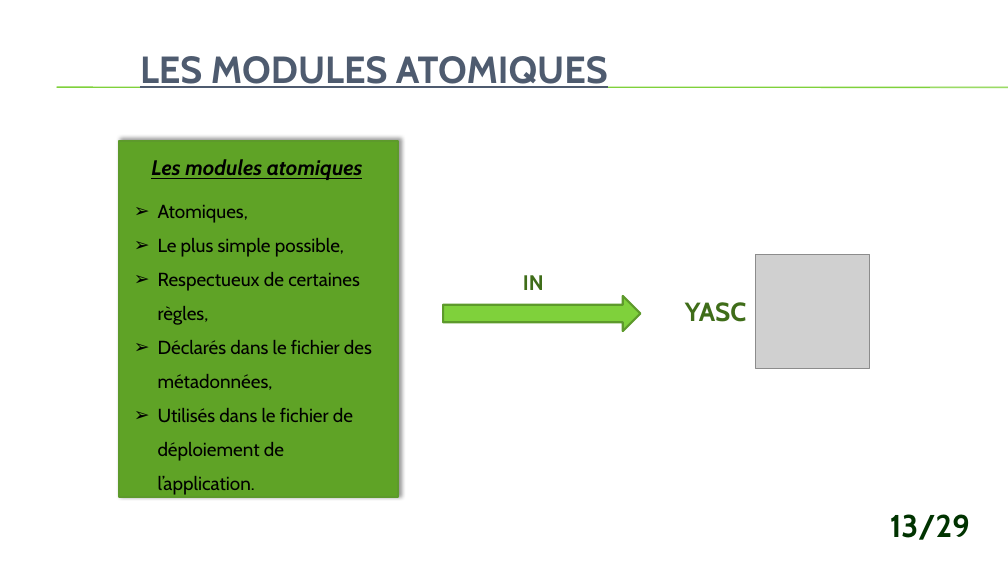
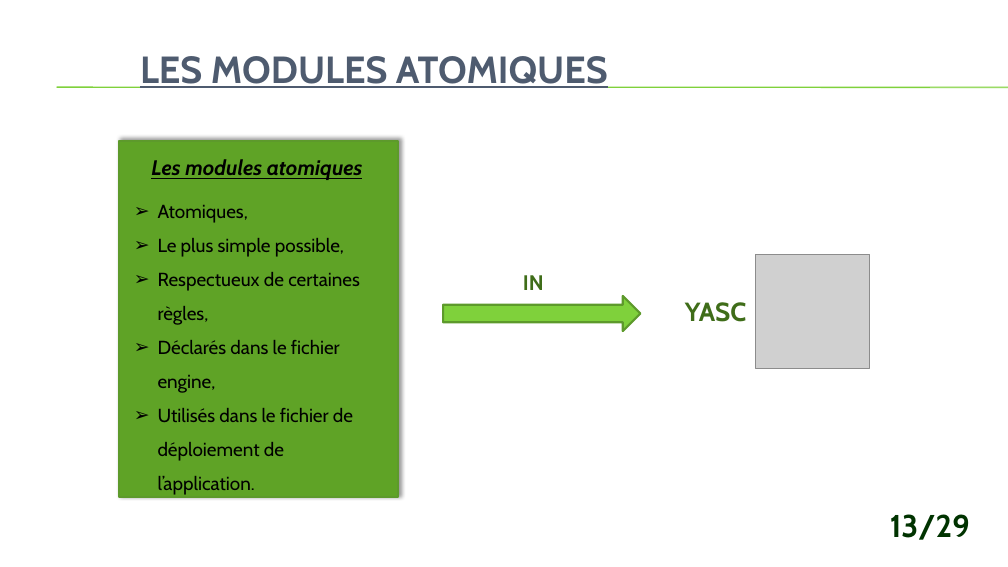
Before and after one commit to CerfontaineMathieu/TFE, a slide deck: slide 13 of Automatisation des déploiements d’applications et d’équipements réseaux via.pptx. Drawn at 1008x567 pixels with LibreOffice and Linux fonts; fonts in the diff are those of the drawing; grey boxes stand for pictures; background and template pictures are left out. Boxes give left, top, right and bottom in pixels: in the first picture for what was removed or moved away, otherwise in the second. Text is boxed around its words. In the diff, an @@ line names an element or a change of style, - is before the commit and + after.

```diff
--- a/Automatisation des déploiements d’applications et d’équipements réseaux via.pptx
+++ b/Automatisation des déploiements d’applications et d’équipements réseaux via.pptx
@@ text at <box>158,340,340,393</box>: text changed @@
-➢ Déclarés dans le fichier des métadonnées,
+➢ Déclarés dans le fichier engine,
```
Also in this commit, not shown: 1 other slide changed.
